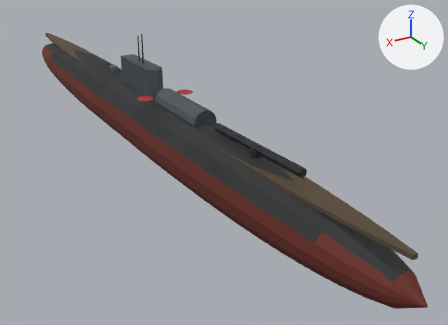
The glTF model assets/models/i_boat.glb: old version first, new version second.
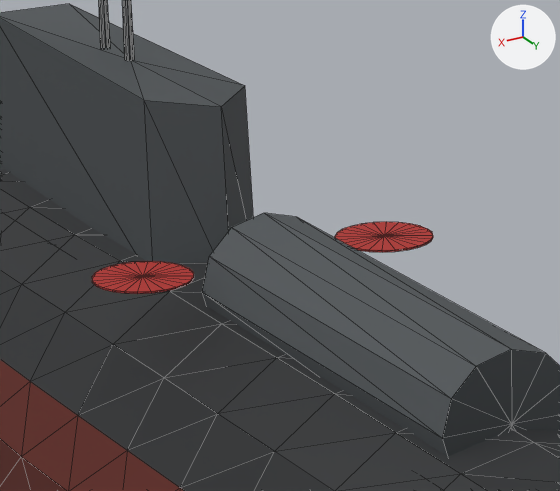
Each version appears first whole from a 50 mm lens placed at (37.9, 85.9, 30.0), pointed at (-7.9, 9.6, -8.2), and next in a close-up on the part from 27% to 48% of the width and 16% to 41% of the height. The axes (+X, +Y, +Z) are drawn at upper right. The lights are the same throughout. The first two pictures are the older version. The close-ups show mesh edges as thin lines. Where no turn or scale is listed for an object, it has been applied to the vertices. Vertices at exactly the same position are counted once.

The first close-up shows 'Hull'.
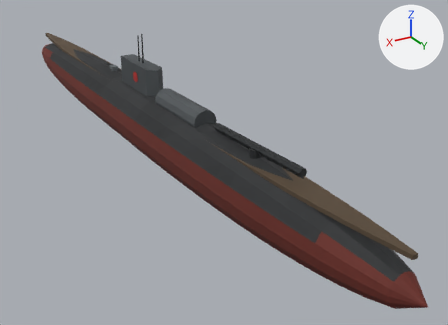
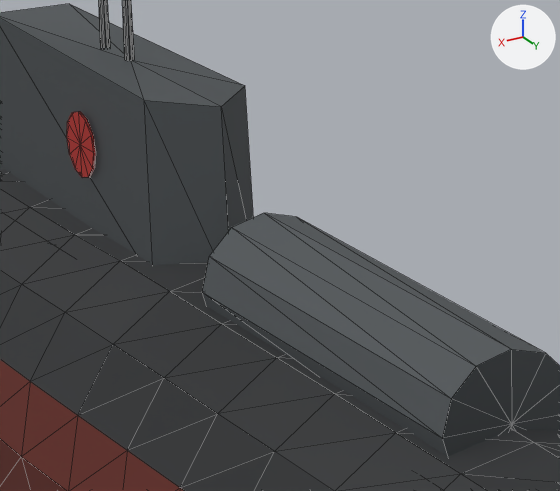
Changed parts and their boxes [x1, y1, x2, y2] in the close-ups (560 x 491 px; the box of a moved part takes in the faces that stretch with it):
part 1 of me_hull, deleted (red): before [92, 261, 194, 294]
part 2 of me_hull, moved or reshaped: before [335, 222, 433, 252]; after [67, 112, 96, 177]

What the commit changed:
me_hull is used by ob_hull; location (0.0, 0.0, 0.0).
me_hull had 986 vertices, 1839 faces and spanned x -4.7..4.7, y -56.8..56.8, z -7.6..10.7.
me_hull now has 938 vertices, 1743 faces and spans x -4.7..4.7, y -56.8..56.8, z -7.6..10.7.
me_hull part 1: the loose piece of 50 vertices spanning x 2.0..4.4, y 4.8..7.2, z 3.0 is deleted.
Part 2, on me_hull:
6 vertices are removed from x -4.4..-2.0, y 6.0..6.3, z 3.0.
58 faces are deleted.
44 vertices move from x -4.4..-2.0, y 4.8..7.2, z 3.0 to x -1.5..1.5, y -2.3..-0.6, z 3.3..5.1.
8 vertices are added at x -1.5..1.5, y -2.3..-0.8, z 3.8..4.6.
58 new faces join them, mat_paint_b3312c (red #b3312c).
